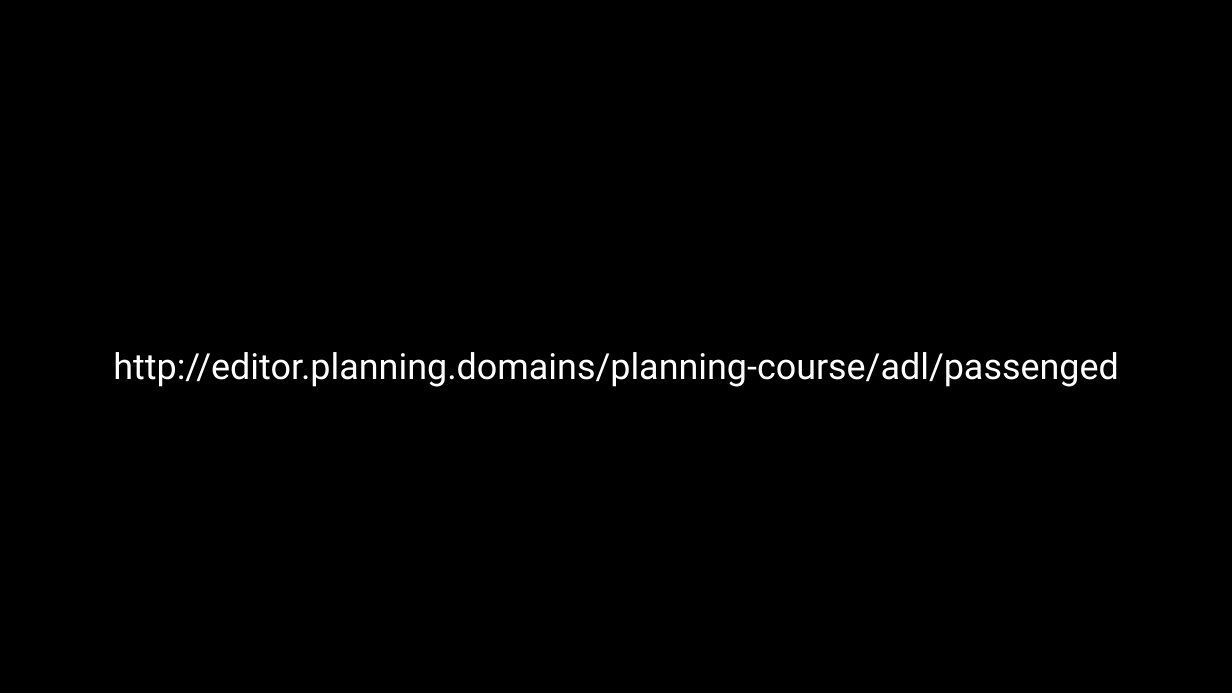
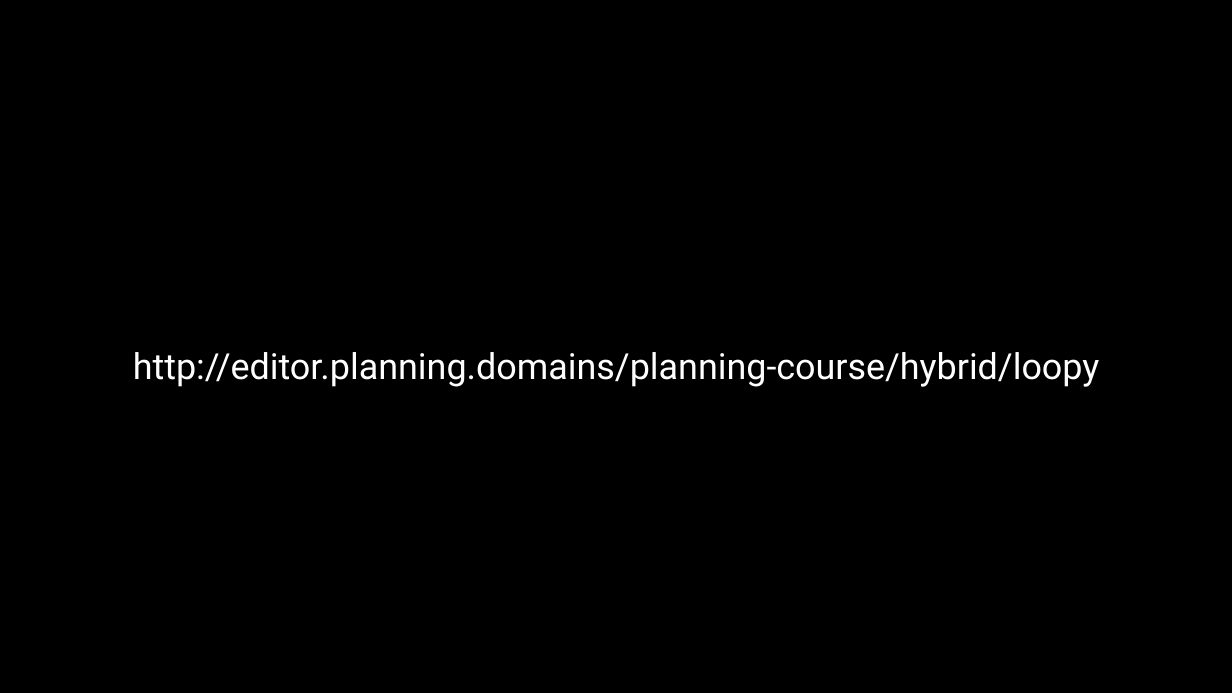
Before and after one commit to AI-Planning/modeling-in-pddl, a slide deck: slide 11 of exercises/cisc-813/hybrid/slides.pptx (slide 12 before the commit). Drawn at 1232x693 pixels with LibreOffice and Linux fonts; fonts in the diff are those of the drawing. Boxes give left, top, right and bottom in pixels: in the first picture for what was removed or moved away, otherwise in the second. Text is boxed around its words. In the diff, an @@ line names an element or a change of style, - is before the commit and + after.

```diff
--- a/exercises/cisc-813/hybrid/slides.pptx
+++ b/exercises/cisc-813/hybrid/slides.pptx
@@ text at bbox=[133, 352, 1100, 387]: text changed @@
-http://editor.planning.domains/planning-course/adl/passenged
+http://editor.planning.domains/planning-course/hybrid/loopy
```
Also in this commit, not shown: 11 other slides changed, 2 slides added, 3 slides removed, 4 other files.
